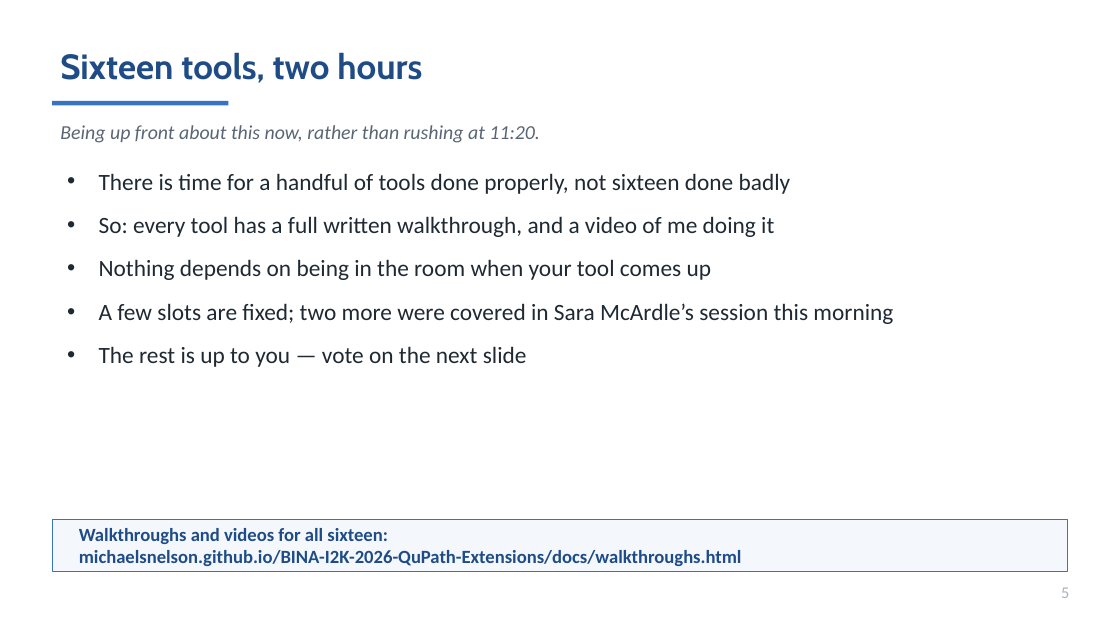
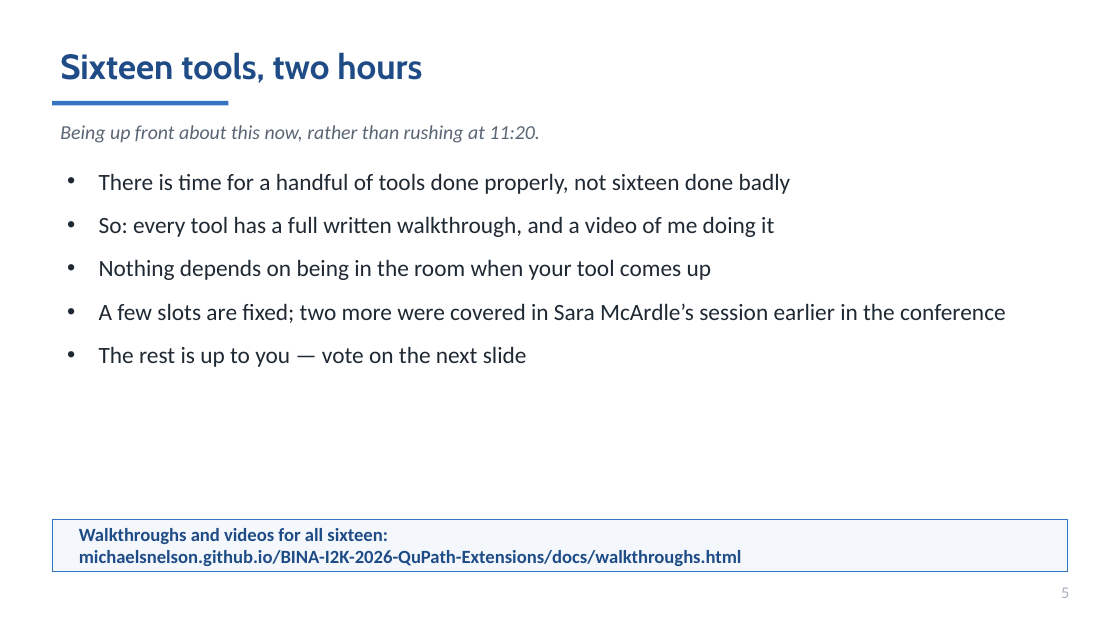
Before and after one commit to MichaelSNelson/BINA-I2K-2026-QuPath-Extensions, a slide deck: slide 5 of I2K_2026_QuPath_Extensions.pptx. Drawn at 1120x630 pixels with LibreOffice and Linux fonts; fonts in the diff are those of the drawing. Boxes give left, top, right and bottom in pixels: in the first picture for what was removed or moved away, otherwise in the second. Text is boxed around its words. In the diff, an @@ line names an element or a change of style, - is before the commit and + after.

```diff
--- a/I2K_2026_QuPath_Extensions.pptx
+++ b/I2K_2026_QuPath_Extensions.pptx
@@ text at (99, 303, 1006, 323): text changed @@
-• A few slots are fixed; two more were covered in Sara McArdle’s session this morning
+• A few slots are fixed; two more were covered in Sara McArdle’s session earlier in the conference
```
Also in this commit, not shown: 3 other slides changed, 7 other files.
